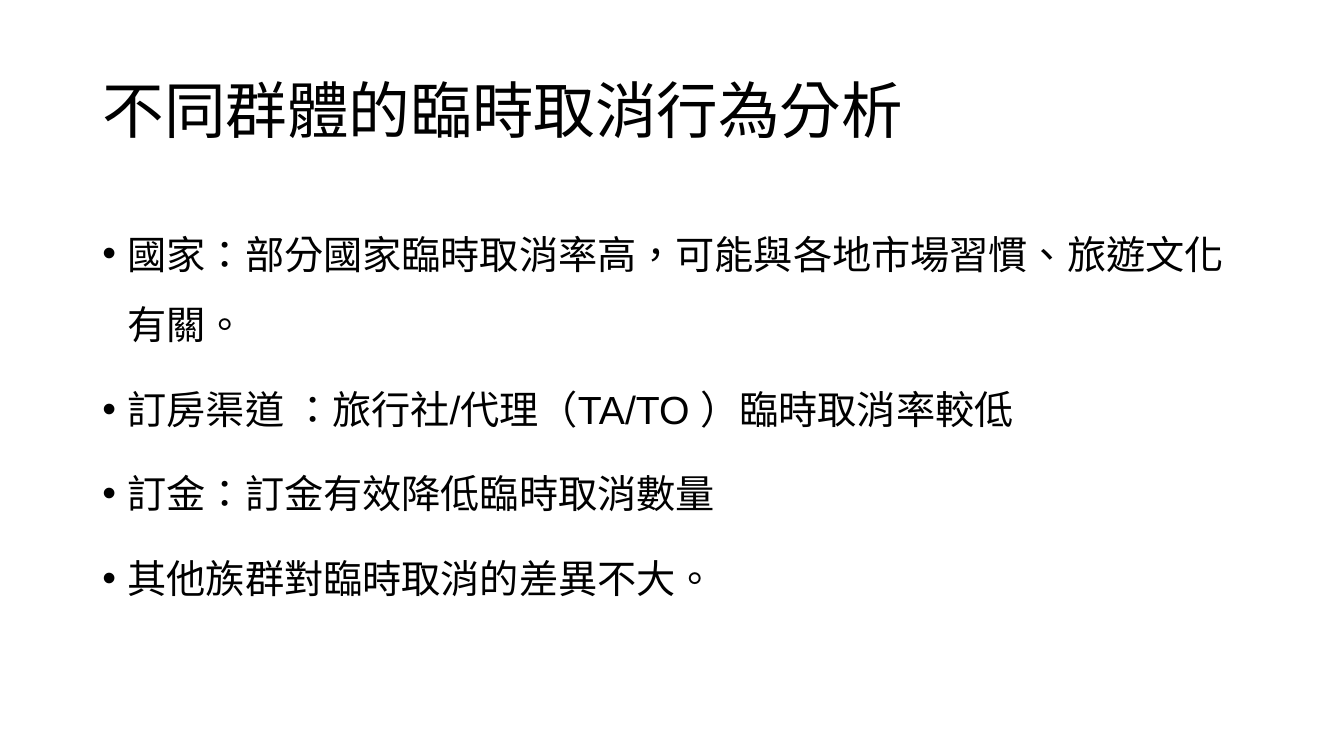
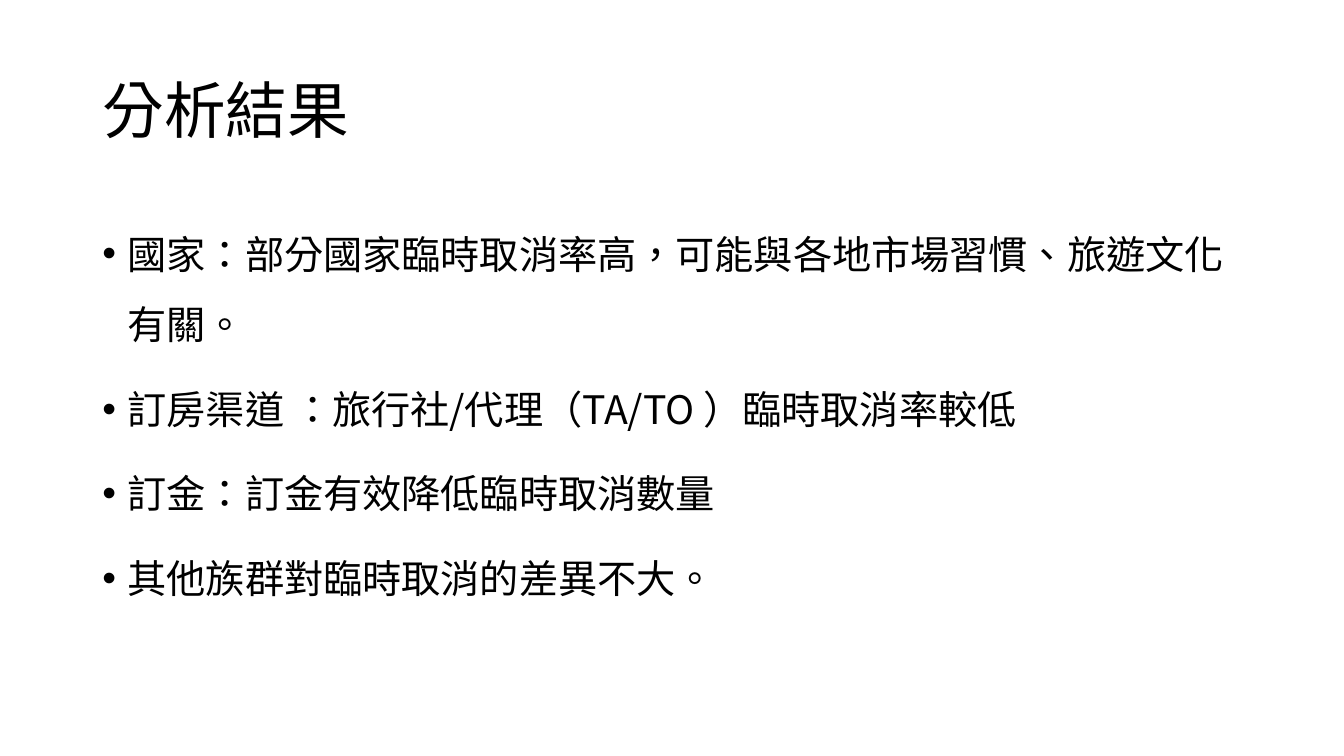
Before and after one commit to William-07/GHR_Analysis, a slide deck: slide 15 of Report/Global Hotels and Resorts Revenue Analysis - Cancellation Analysis.pptx (slide 14 before the commit). Drawn at 1344x756 pixels with LibreOffice and Linux fonts; fonts in the diff are those of the drawing. Boxes give left, top, right and bottom in pixels: in the first picture for what was removed or moved away, otherwise in the second. Text is boxed around its words. In the diff, an @@ line names an element or a change of style, - is before the commit and + after.

```diff
--- a/Report/Global Hotels and Resorts Revenue Analysis - Cancellation Analysis.pptx
+++ b/Report/Global Hotels and Resorts Revenue Analysis - Cancellation Analysis.pptx
@@ title at <box>102,81,348,138</box>: text changed; font Calibri to Noto Sans CJK TC @@
-不同群體的臨時取消行為分析
+分析結果
@@ text "國家：部分國家臨時取消率高，可能與各地市場習慣、旅遊文化有關。" at <box>128,236,1224,597</box>: font Arial to Noto Sans CJK TC @@
```
Also in this commit, not shown: 13 other slides changed, 1 slide added, 1 slide removed.
